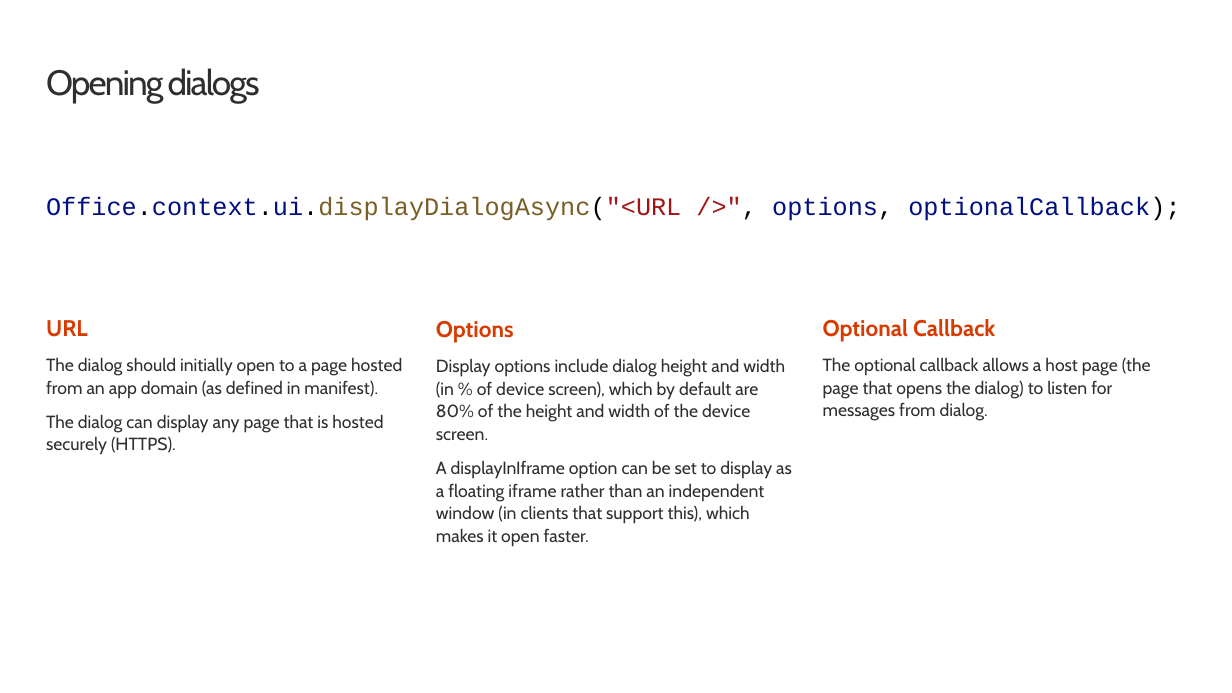
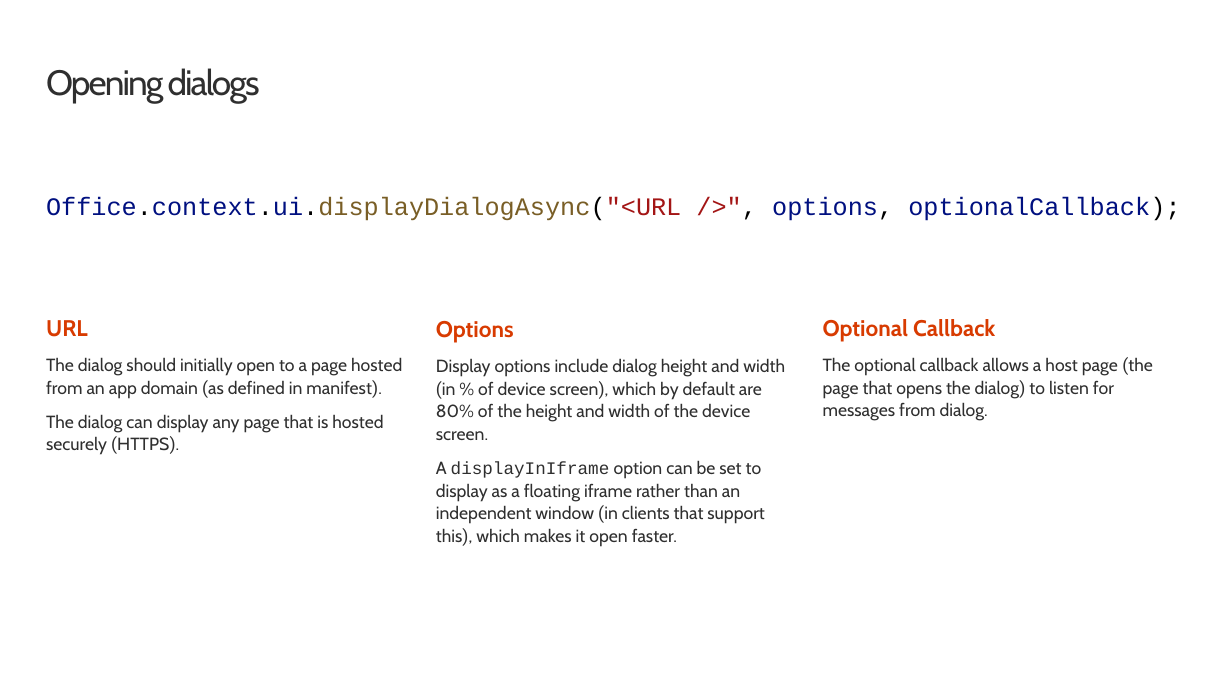
Before and after one commit to OfficeDev/TrainingContent, a slide deck: slide 4 of OfficeAddin/02 Building Add-ins for Microsoft Excel/03 Dialogs in Excel Add-ins.pptx. Drawn at 1232x693 pixels with LibreOffice and Linux fonts; fonts in the diff are those of the drawing; background and template pictures are left out. Boxes give left, top, right and bottom in pixels: in the first picture for what was removed or moved away, otherwise in the second. Text is boxed around its words. In the diff, an @@ line names an element or a change of style, - is before the commit and + after.

```diff
--- a/OfficeAddin/02 Building Add-ins for Microsoft Excel/03 Dialogs in Excel Add-ins.pptx
+++ b/OfficeAddin/02 Building Add-ins for Microsoft Excel/03 Dialogs in Excel Add-ins.pptx
@@ text at box(46, 357, 402, 455): font Cabin to Roboto in "(as manifest).", "(HTTPS)." @@
@@ text at box(436, 358, 785, 546): font Cabin to Roboto in "(in screen),", "(in this),"; font Cabin to Courier New in "displayInIframe" @@
@@ text at box(823, 357, 1153, 421): font Cabin to Roboto in "(the dialog)" @@
```
Also in this commit, not shown: 2 other slides changed, 41 other files.
